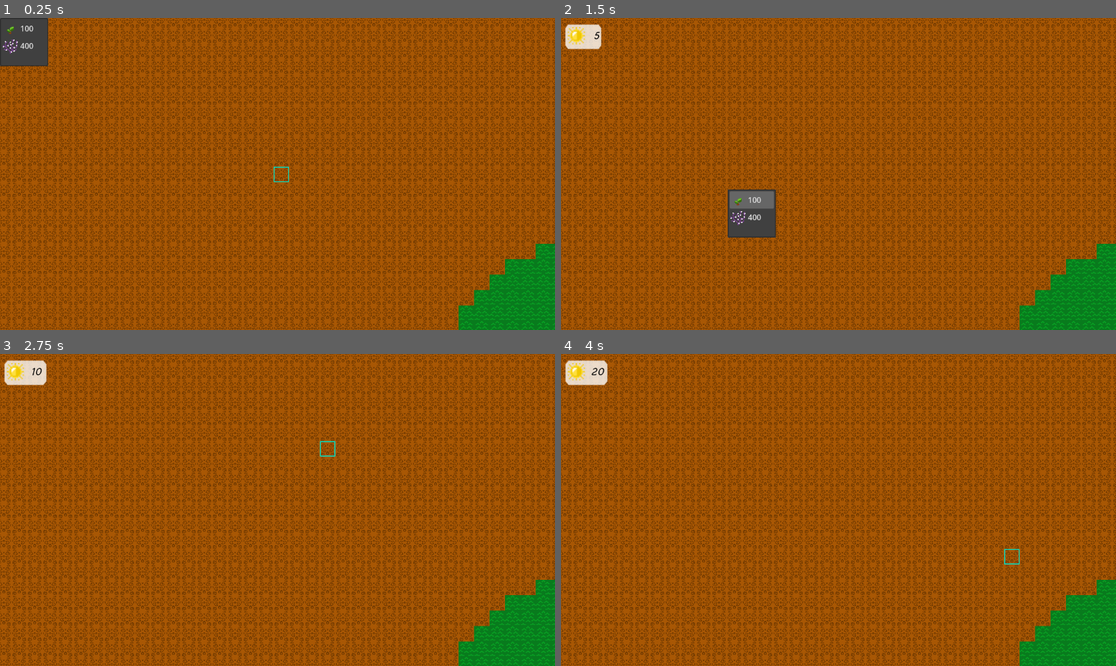
Above: before the commit, frames 1-4 (two rows, left to right).
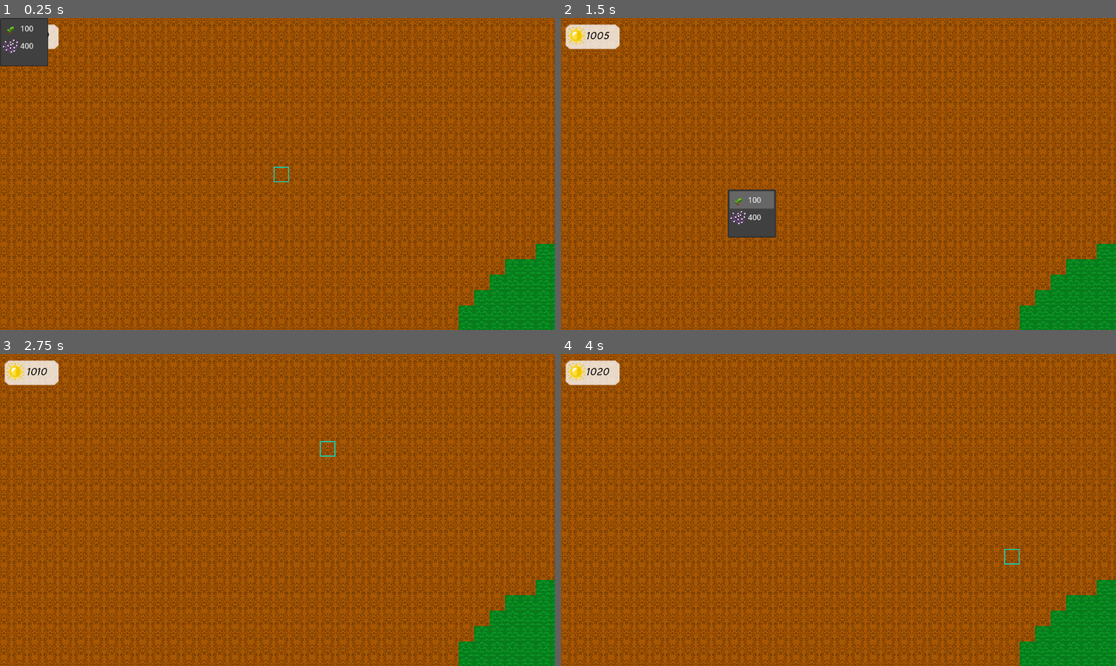
Above: after the commit, the same moments.

Repository: nmarch213/piratejam
Game: Godot game, scene res://main.tscn
Same seed, same stepped clock (60 frames per second), same inputs: the game is played once before the commit and once after it.
Inputs (mouse positions are in pixels of both pictures, inside the frame that each line leads up to):
- Up to frame 1 (0.25 s): no input
- Up to frame 2 (1.5 s): tap Enter at 0.5 s; move the mouse to (960, 158) at 0.52 s; right-click (960, 158) at 0.6 s; click (960, 158) at 0.67 s; tap Space at 1.25 s; drag from (727, 189) to (810, 236) at 1.27 s
- Up to frame 3 (2.75 s): move the mouse to (333, 441) at 2.02 s; hold Mouse wheel down (zoom out) from 2.03 s (still down); click (333, 441) at 2.17 s
- Up to frame 4 (4 s): release Mouse wheel down (zoom out) at 2.75 s; tap Enter at 2.75 s; drag from (810, 572) to (672, 463) at 2.77 s; tap Space at 3.5 s; move the mouse to (1005, 556) at 3.52 s; hold Mouse wheel up (zoom in) from 3.53 s (still down); click (1005, 556) at 3.67 s

The runs differ from the first frame. In frame 1, 0.2% of the frame differs, in the area x 8-11%, y 2-11%; in frame 2, 0.3%, in the area x 0-11%, y 2-11%; in frame 3, 0.3%; in frame 4, 0.3%.

Commit message:
Make buying units cost sunlight, start with 1000 sunlight

Diff:
--- a/BuildingController.gd
+++ b/BuildingController.gd
@@ -1,5 +1,9 @@
 extends Node2D
 
+var costs = {
+	0: 100,
+	1: 400
+}
 
 @onready var tile_map = $"../TileMap"
 @onready var main = $".."
@@ -9,9 +13,11 @@
 
 func _on_buy_menu_id_pressed(id):
 	# if the user clicked sapling in the menu
-	match id:
-		0: place_sapling_tower(ui_controller.latest_cell_clicked)
-		1: place_thorn_tower(ui_controller.latest_cell_clicked)
+	if SunlightManager.is_affordable(costs[id]):
+		SunlightManager.spend_sunlight(costs[id])
+		match id:
+			0: place_sapling_tower(ui_controller.latest_cell_clicked)
+			1: place_thorn_tower(ui_controller.latest_cell_clicked)
 
 
 
--- a/components/SunlightManager.gd
+++ b/components/SunlightManager.gd
@@ -1,6 +1,6 @@
 extends Control
 
-var sunlight_banked = 0
+var sunlight_banked = 1000
 
 func bank_sunlight(amount):
 	sunlight_banked += amount
